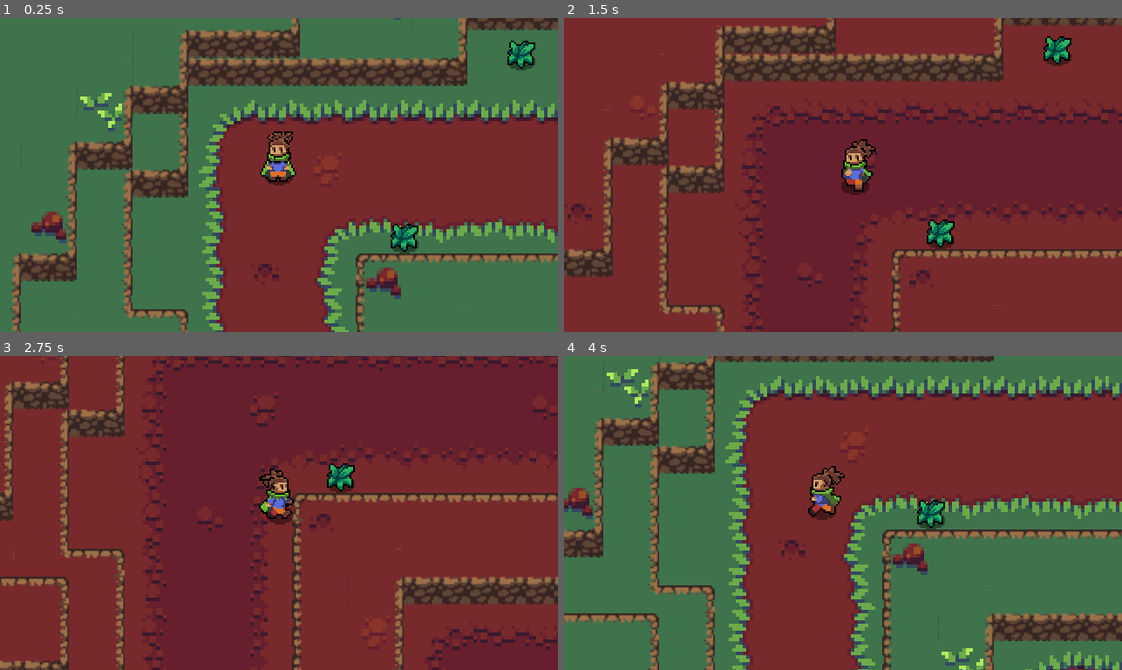
Above: before the commit, frames 1-4 (two rows, left to right).
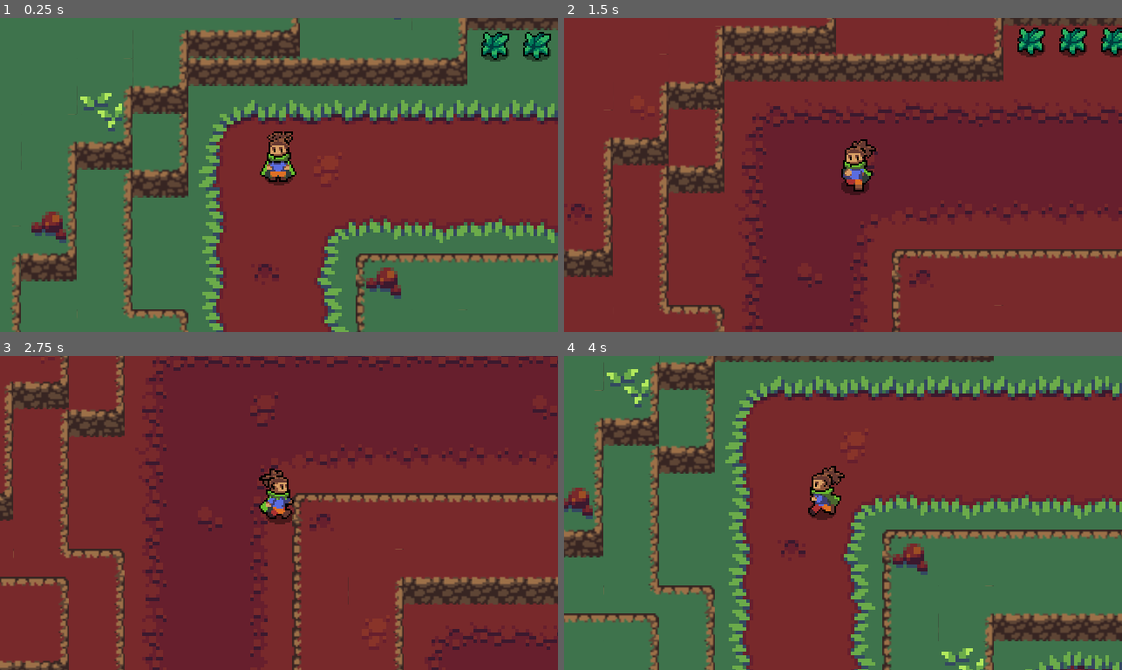
Above: after the commit, the same moments.

Repository: Thomas-Arndt/RPG.1
Game: Godot game, scene res://World/World.tscn
Two runs of this game, one before a commit and one after it. Both use one fixed random seed, a clock stepped at 60 frames per second and the inputs below.
Inputs:
- Up to frame 1 (0.25 s): no input
- Up to frame 2 (1.5 s): tap Enter at 0.5 s; hold Right (ui_right) 0.53-1.28 s; tap R (attack) at 0.6 s; hold Down (ui_down) from 1.28 s (still down); tap Space (d_shift) at 1.35 s
- Up to frame 3 (2.75 s): release Down (ui_down) at 2.03 s; hold Right (ui_right) from 2.03 s (still down); tap E (roll) at 2.1 s
- Up to frame 4 (4 s): release Right (ui_right) at 2.78 s; hold Up (ui_up) 2.78-3.53 s; tap R (attack) at 2.85 s; hold Left (ui_left) from 3.53 s (still down); tap Space (d_shift) at 3.6 s

The runs differ from the first frame. In frame 1, 1.4% of the frame differs, in the area x 70-99%, y 4-75%; in frame 2, 1.7%, in the area x 65-100%, y 3-74%; in frame 3, 0.4%; in frame 4, 0.4%.

Commit message:
Test of Grass.tscn

Diff:
--- a/World/World.tscn
+++ b/World/World.tscn
@@ -1102,13 +1102,16 @@
 [node name="Grass" type="YSort" parent="YSort"]
 
 [node name="Grass" parent="YSort/Grass" instance=ExtResource( 3 )]
-position = Vector2( -716, 139 )
+position = Vector2( -720, 136 )
 
 [node name="Grass2" parent="YSort/Grass" instance=ExtResource( 3 )]
-position = Vector2( -703, 243 )
+position = Vector2( -744, 136 )
 
 [node name="Grass3" parent="YSort/Grass" instance=ExtResource( 3 )]
-position = Vector2( -801, 141 )
+position = Vector2( -816, 136 )
 
 [node name="Grass4" parent="YSort/Grass" instance=ExtResource( 3 )]
-position = Vector2( -868, 246 )
+position = Vector2( -792, 136 )
+
+[node name="Grass5" parent="YSort/Grass" instance=ExtResource( 3 )]
+position = Vector2( -768, 136 )
